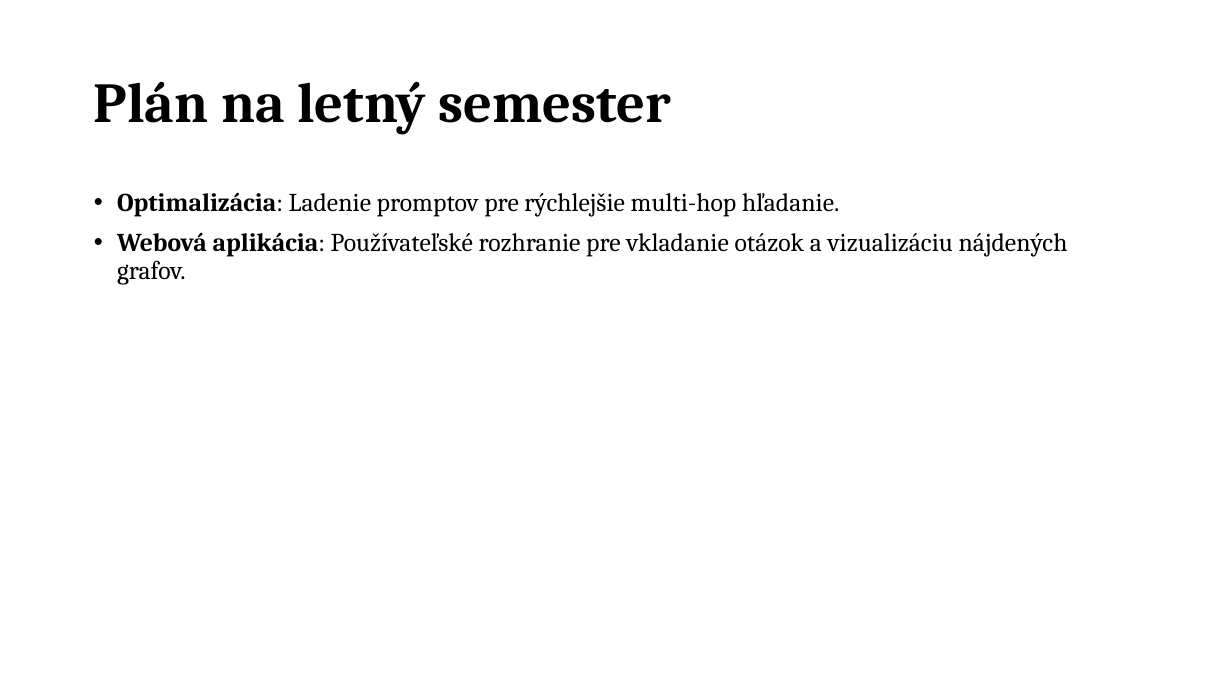
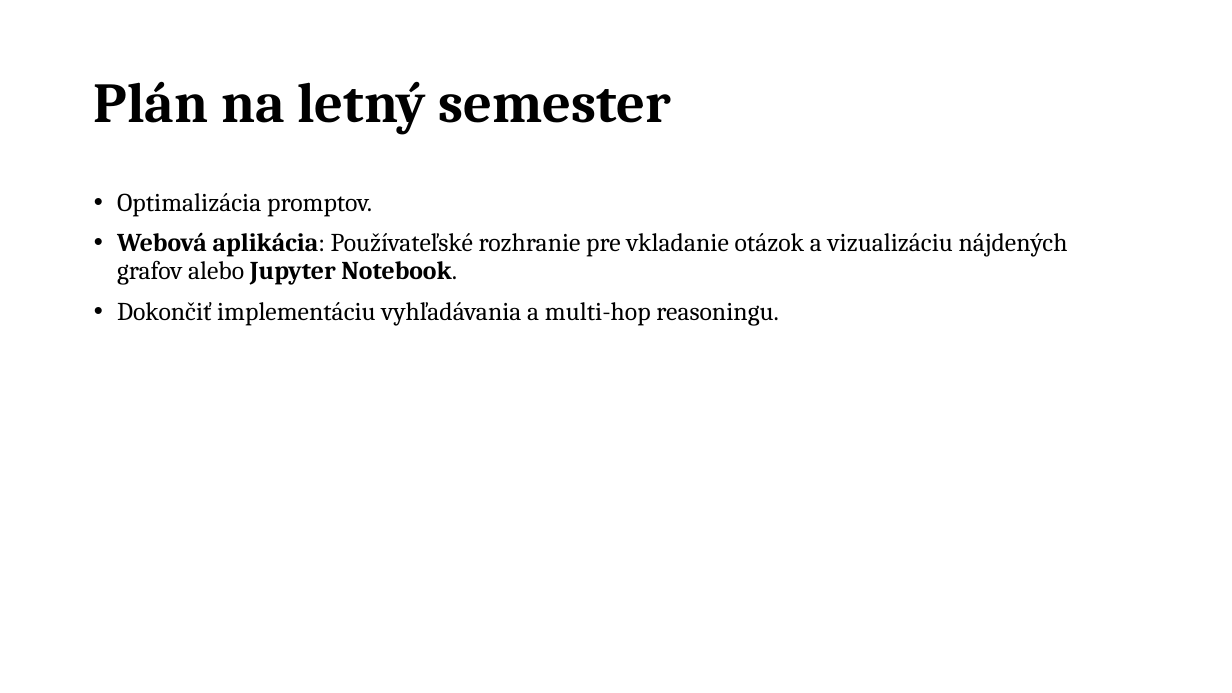
Before and after one commit to samuelbagin1/llm-knowledge-graph, a slide deck: slide 11 of presentations/Využitie LLM pre analýzu právnych dokumentov nove.pptx (slide 9 before the commit). Drawn at 1232x693 pixels with LibreOffice and Linux fonts; fonts in the diff are those of the drawing. Boxes give left, top, right and bottom in pixels: in the first picture for what was removed or moved away, otherwise in the second. Text is boxed around its words. In the diff, an @@ line names an element or a change of style, - is before the commit and + after.

```diff
--- a/presentations/Využitie LLM pre analýzu právnych dokumentov nove.pptx
+++ b/presentations/Využitie LLM pre analýzu právnych dokumentov nove.pptx
@@ text at (117,193,1068,325): text changed @@
-• Optimalizácia: Ladenie promptov pre rýchlejšie multi-hop hľadanie.
-• Webová aplikácia: Používateľské rozhranie pre vkladanie otázok a vizualizáciu nájdených grafov.
+• Optimalizácia promptov.
+• Webová aplikácia: Používateľské rozhranie pre vkladanie otázok a vizualizáciu nájdených grafov alebo Jupyter Notebook.
+• Dokončiť implementáciu vyhľadávania a multi-hop reasoningu.
```
Also in this commit, not shown: 7 other slides changed, 2 slides added, 3 other files.
